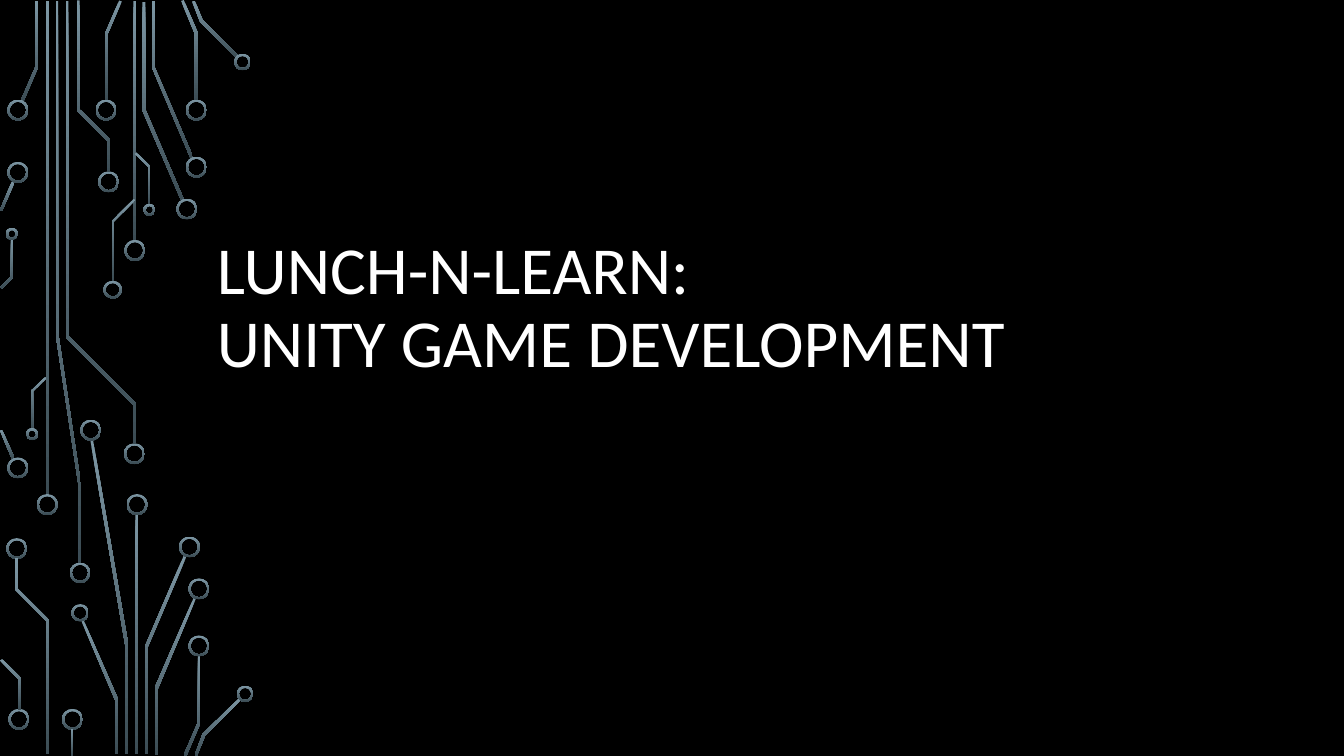
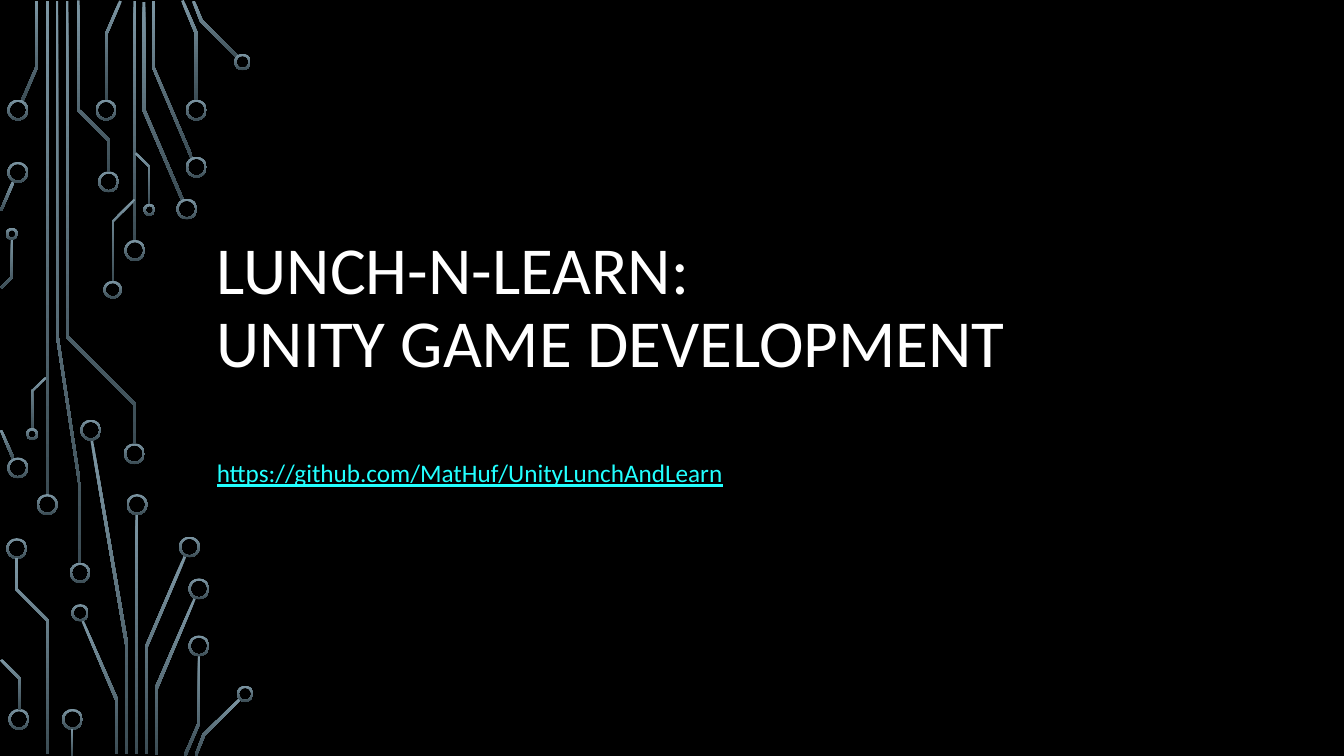
Before and after one commit to MatHuf/UnityLunchAndLearn, a slide deck: slide 1 of Unity-Lunch-n-learn.pptx. Drawn at 1344x756 pixels with LibreOffice and Linux fonts; fonts in the diff are those of the drawing; background and template pictures are left out. Boxes give left, top, right and bottom in pixels: in the first picture for what was removed or moved away, otherwise in the second. Text is boxed around its words. In the diff, an @@ line names an element or a change of style, - is before the commit and + after.

Commit message:
Added github link to powerpoint

```diff
--- a/Unity-Lunch-n-learn.pptx
+++ b/Unity-Lunch-n-learn.pptx
@@ text added at (217, 464, 722, 487), 18 pt, text #22FFFF, underline @@
+https://github.com/MatHuf/UnityLunchAndLearn
```
